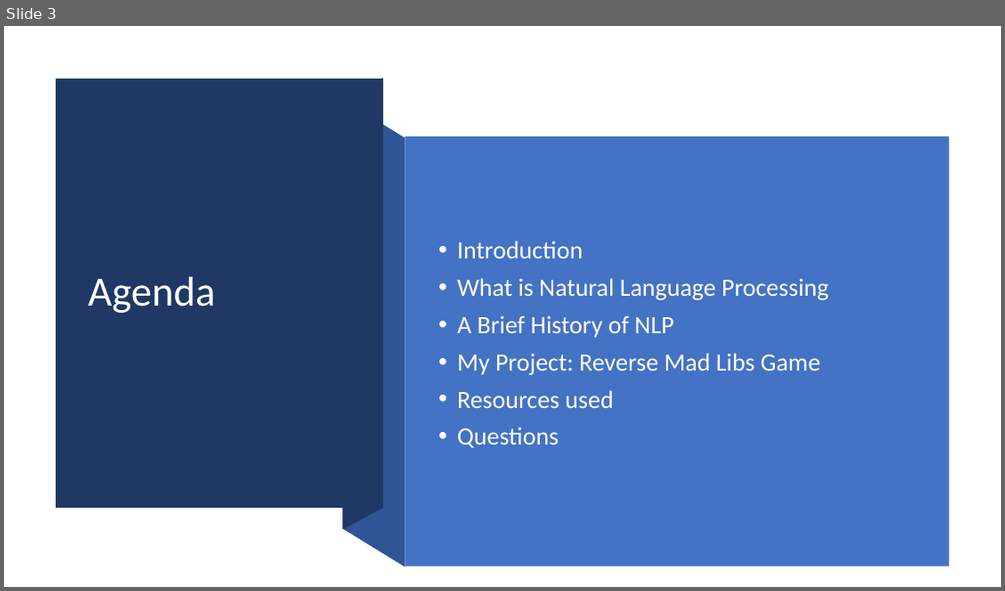
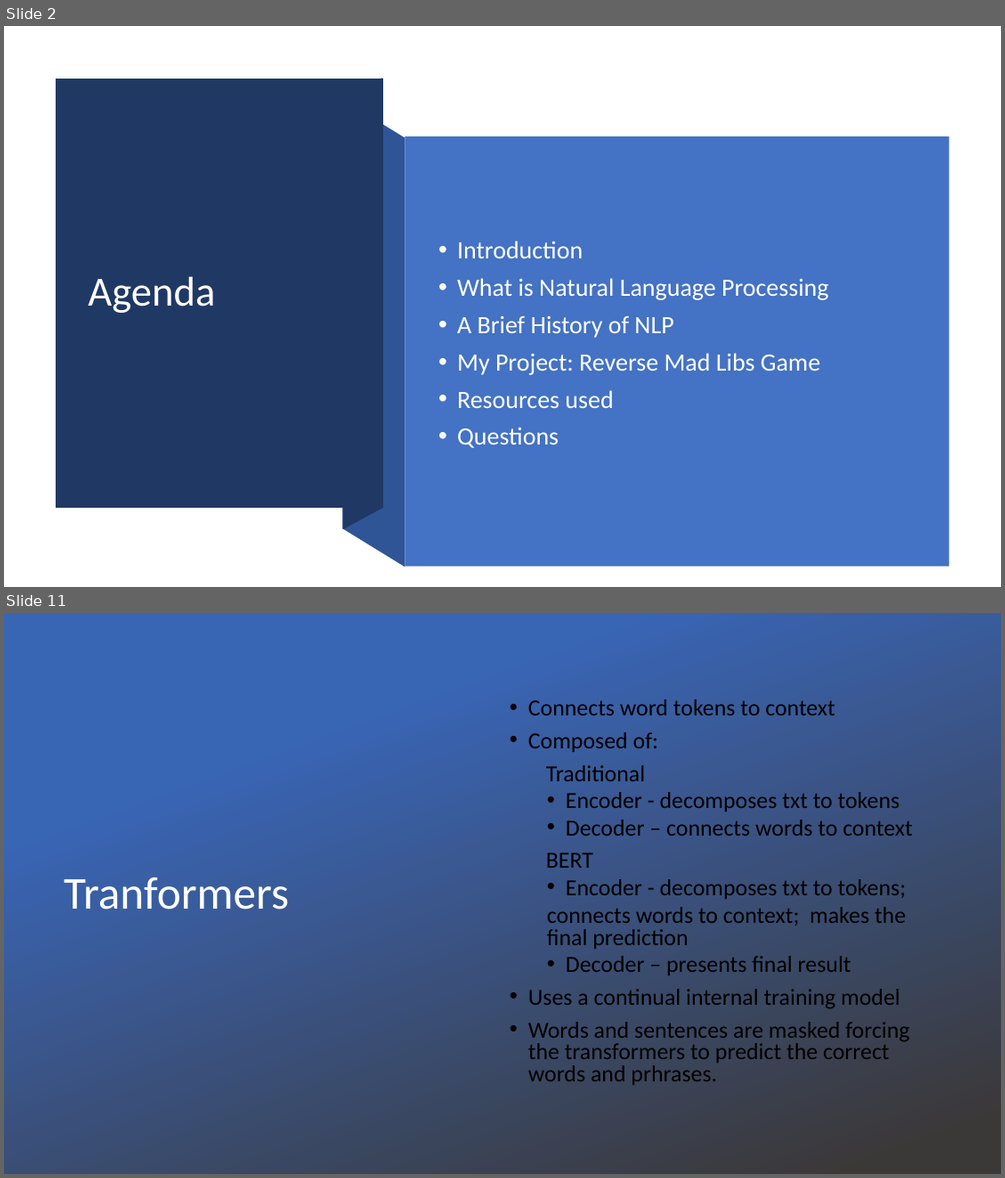
Before and after one commit to scottbing/SB_6000_NLP, a slide deck: Reverse Mad Libs.pptx. Shown one above the other, each under a label of ours: slide 3 before the commit, slides 2 and 11 after it; the slides between them are not shown. The pictures are 1005x591 and 1005x1178 pixels, drawn with LibreOffice and Linux fonts; fonts in the diff are those of the drawing; background and template pictures are left out. Boxes give left, top, right and bottom in pixels: in the first picture for what was removed or moved away, otherwise in the second. Text is boxed around its words. In the diff, an @@ line names an element or a change of style, - is before the commit and + after.

```diff
--- a/Reverse Mad Libs.pptx
+++ b/Reverse Mad Libs.pptx
@@ slide 11 added at box(4, 613, 1001, 1174), background picture (left out) @@
@@ rectangle added at box(4, 613, 1001, 1174), fill gradient #3965B5 to #3B3838 @@
@@ text added at box(528, 699, 913, 1085), 22.2 pt, text #000000 @@
+• Connects word tokens to context
+• Composed of:
+Traditional
+  • Encoder - decomposes txt to tokens
+  • Decoder – connects words to context
+BERT
+  • Encoder - decomposes txt to tokens;
+  connects words to context; makes the final prediction
+  • Decoder – presents final result
+• Uses a continual internal training model
+• Words and sentences are masked forcing the transformers to predict the correct words and prhrases.
@@ title added at box(64, 877, 289, 909), 44 pt, text #FFFFFF @@
+Tranformers
@@ what was slide 3 is now slide 2 @@
```
Also in this commit, not shown: 4 slides changed, 13 other slides added, 2 slides removed, 3 other files.
